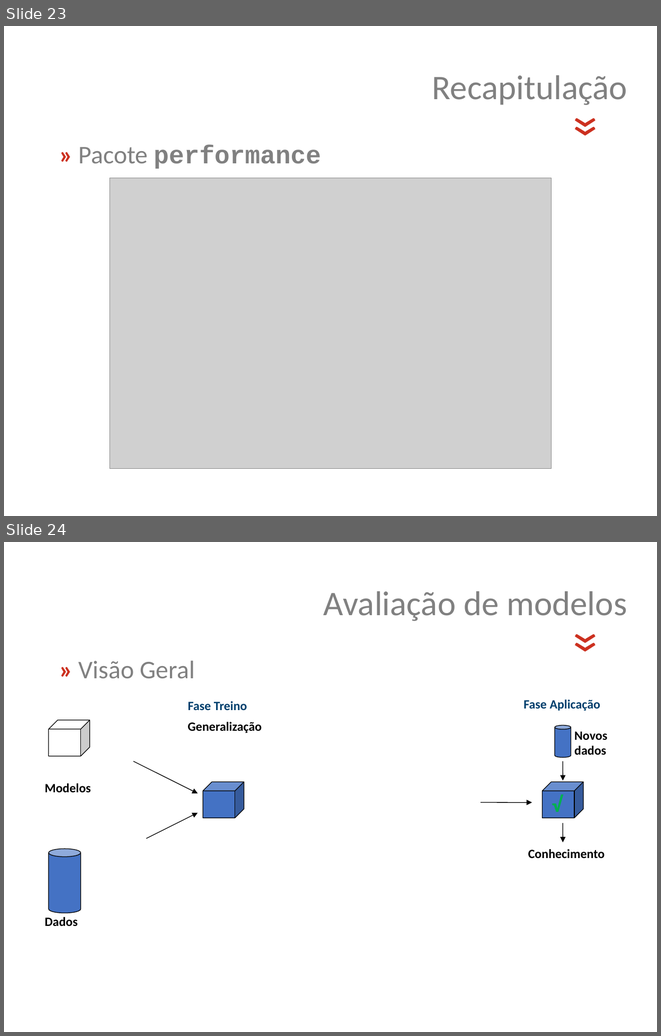
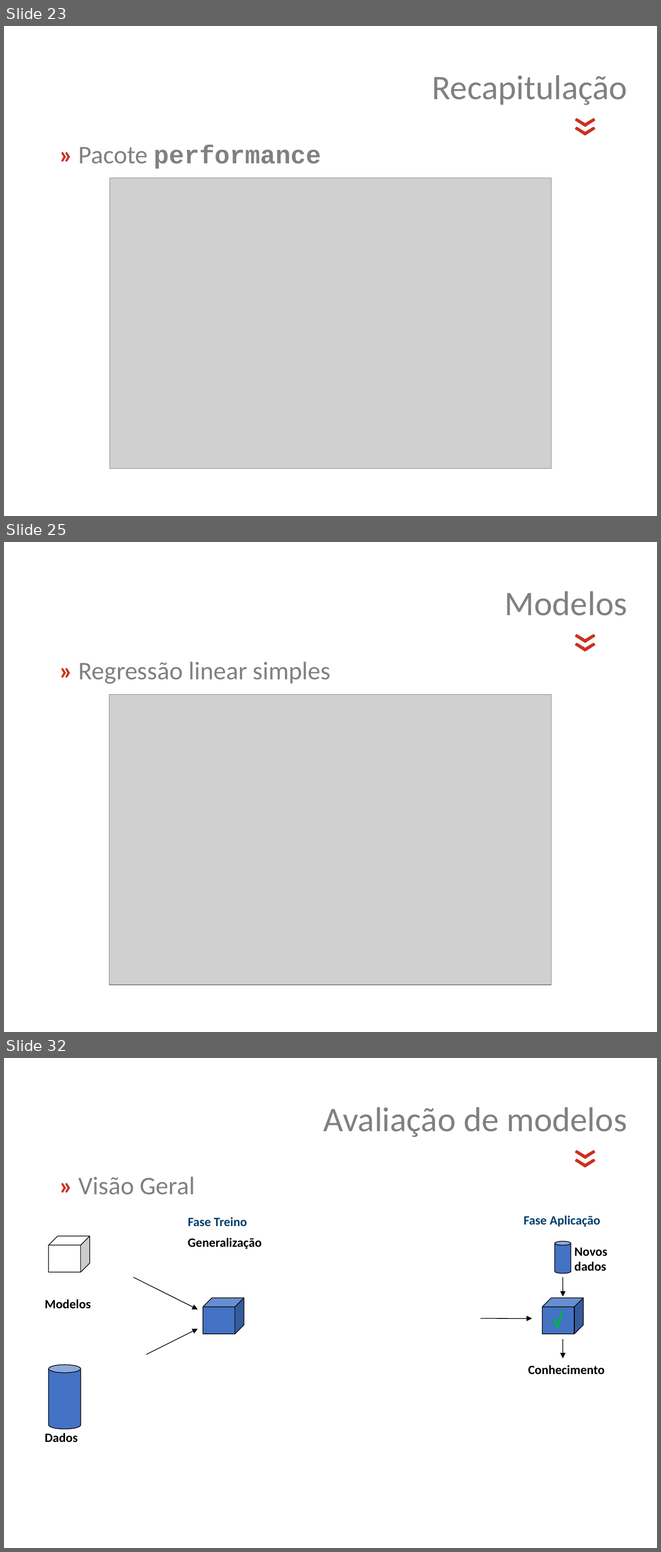
Before and after one commit to jsollari/DSR-II2024, a slide deck: docs/DSR-II2024_JL_slides.pptx. Shown one above the other, each under a label of ours: slides 23 and 24 before the commit, slides 23, 25 and 32 after it; the slides between them are not shown. The pictures are 661x1036 and 661x1552 pixels, drawn with LibreOffice and Linux fonts; fonts in the diff are those of the drawing; grey boxes stand for pictures; background and template pictures are left out. Boxes give left, top, right and bottom in pixels: in the first picture for what was removed or moved away, otherwise in the second. Text is boxed around its words. In the diff, an @@ line names an element or a change of style, - is before the commit and + after.

```diff
--- a/docs/DSR-II2024_JL_slides.pptx
+++ b/docs/DSR-II2024_JL_slides.pptx
@@ slide 25 added at [4, 542, 657, 1032], background #FFFFFF @@
@@ text added at [505, 591, 627, 616], 38 pt, text #808080 @@
+Modelos
@@ text added at [541, 627, 613, 663], 60 pt, text #CC301F @@
+«
@@ text added at [79, 662, 331, 684], 28 pt, text #808080 @@
+» Regressão linear simples
@@ picture added at [109, 694, 551, 985] @@
@@ what was slide 24 is now slide 32 @@
```
Also in this commit, not shown: 11 slides changed, 8 other slides added, 35 other files.
